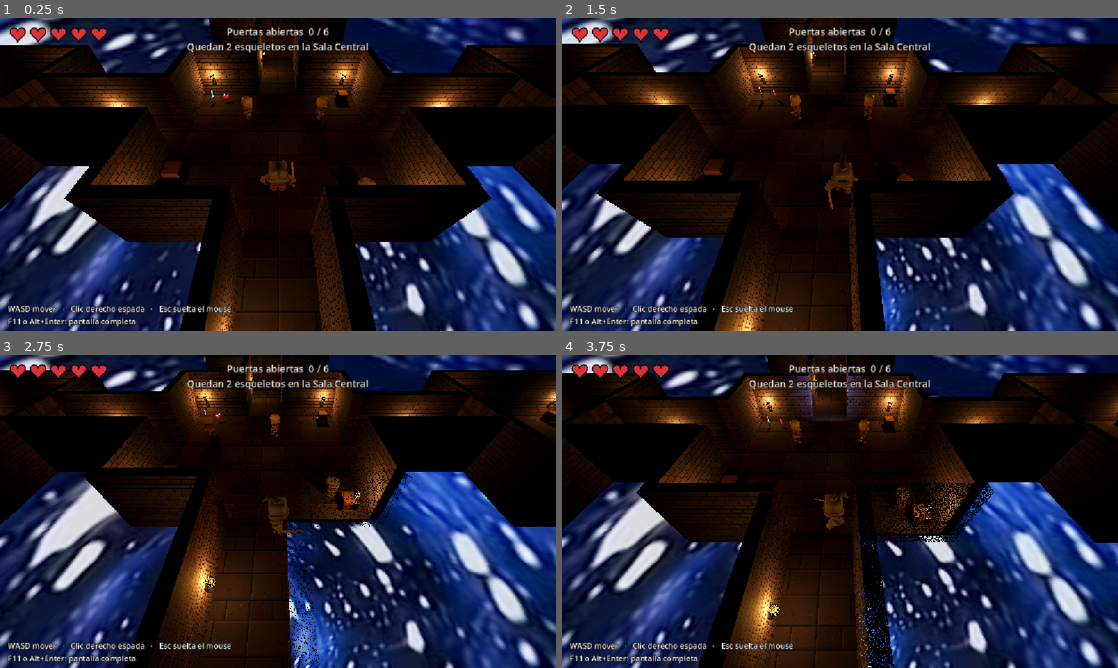
Above: before the commit, frames 1-4 (two rows, left to right).
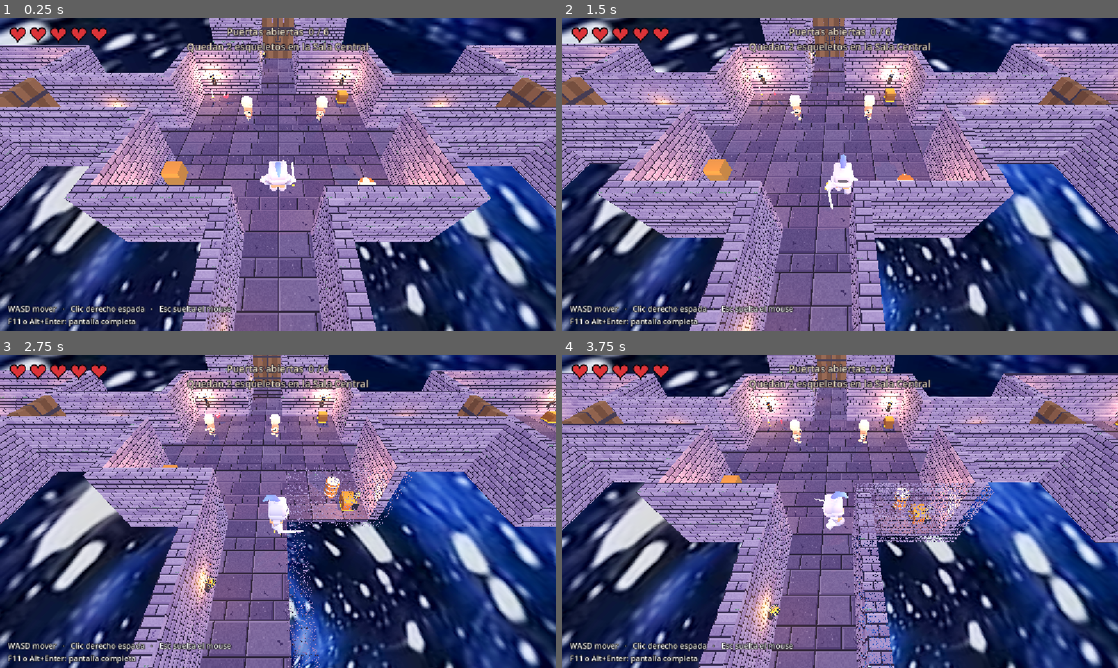
Above: after the commit, the same moments.

Repository: Tairacx/Pixel-dungeon-lite
Game: Godot game, scene res://Level_1.tscn
Same seed, same stepped clock (60 frames per second), same inputs: the game is played once before the commit and once after it. Sound files missing from this copy of the repository are replaced by a short silence.
Inputs (mouse positions are in pixels of both pictures, inside the frame that each line leads up to):
- Up to frame 1 (0.25 s): no input
- Up to frame 2 (1.5 s): tap Enter at 0.5 s; move the mouse to (962, 158) at 0.52 s; hold D (move_right) 0.53-1.28 s; tap E (abrir) at 0.6 s; click (962, 158) at 0.67 s; move the mouse to (728, 190) at 1.27 s; hold S (move_down) from 1.28 s (still down); tap Middle mouse button (apuntar) at 1.35 s
- Up to frame 3 (2.75 s): move the mouse to (333, 442) at 2.02 s; release S (move_down) at 2.03 s; hold D (move_right) from 2.03 s (still down); hold Shift (correr) from 2.03 s (still down)
- Up to frame 4 (3.75 s): move the mouse to (812, 574) at 2.77 s; release D (move_right) at 2.78 s; release Shift (correr) at 2.78 s; hold W (move_up) 2.78-3.53 s; click (812, 574) at 2.85 s; move the mouse to (1006, 558) at 3.52 s; hold A (move_left) from 3.53 s (still down); tap T at 3.6 s

The runs differ from the first frame. In frame 1, 64% of the frame differs, in the area x 0-100%, y 0-100%; in frame 2, 64%; in frame 3, 54%; in frame 4, 58%.

Commit message:
Activar y aclarar la luz ambiental (Level_1)
La rama feature/puertas habia dejado ambient_light_source en Disabled (1), por eso
el color no hacia efecto y el mapa se veia oscuro. Se activa en Color, se sube el
color/energia y se agrega una luz direccional suave de relleno.

Diff:
--- a/Level_1.tscn
+++ b/Level_1.tscn
@@ -36,9 +36,9 @@
 background_mode = 2
 background_color = Color(0.106, 0.086, 0.149, 1)
 sky = SubResource("Sky_d1osm")
-ambient_light_source = 1
-ambient_light_color = Color(0.62, 0.6, 0.64, 1)
-ambient_light_energy = 1.5
+ambient_light_source = 2
+ambient_light_color = Color(0.75, 0.73, 0.78, 1)
+ambient_light_energy = 2.2
 tonemap_mode = 2
 
 [sub_resource type="BoxMesh" id="PisoMalla"]
@@ -114,6 +114,11 @@
 
 [node name="WorldEnvironment" type="WorldEnvironment" parent="." unique_id=1752168140]
 environment = SubResource("Entorno")
+
+[node name="LuzAmbiente" type="DirectionalLight3D" parent="."]
+transform = Transform3D(0.866025, -0.353553, 0.353553, 0, 0.707107, 0.707107, -0.5, -0.612372, 0.612372, 0, 6, 0)
+light_energy = 0.6
+shadow_enabled = false
 
 [node name="Mazmorra" type="Node3D" parent="." unique_id=2004628181]
 
